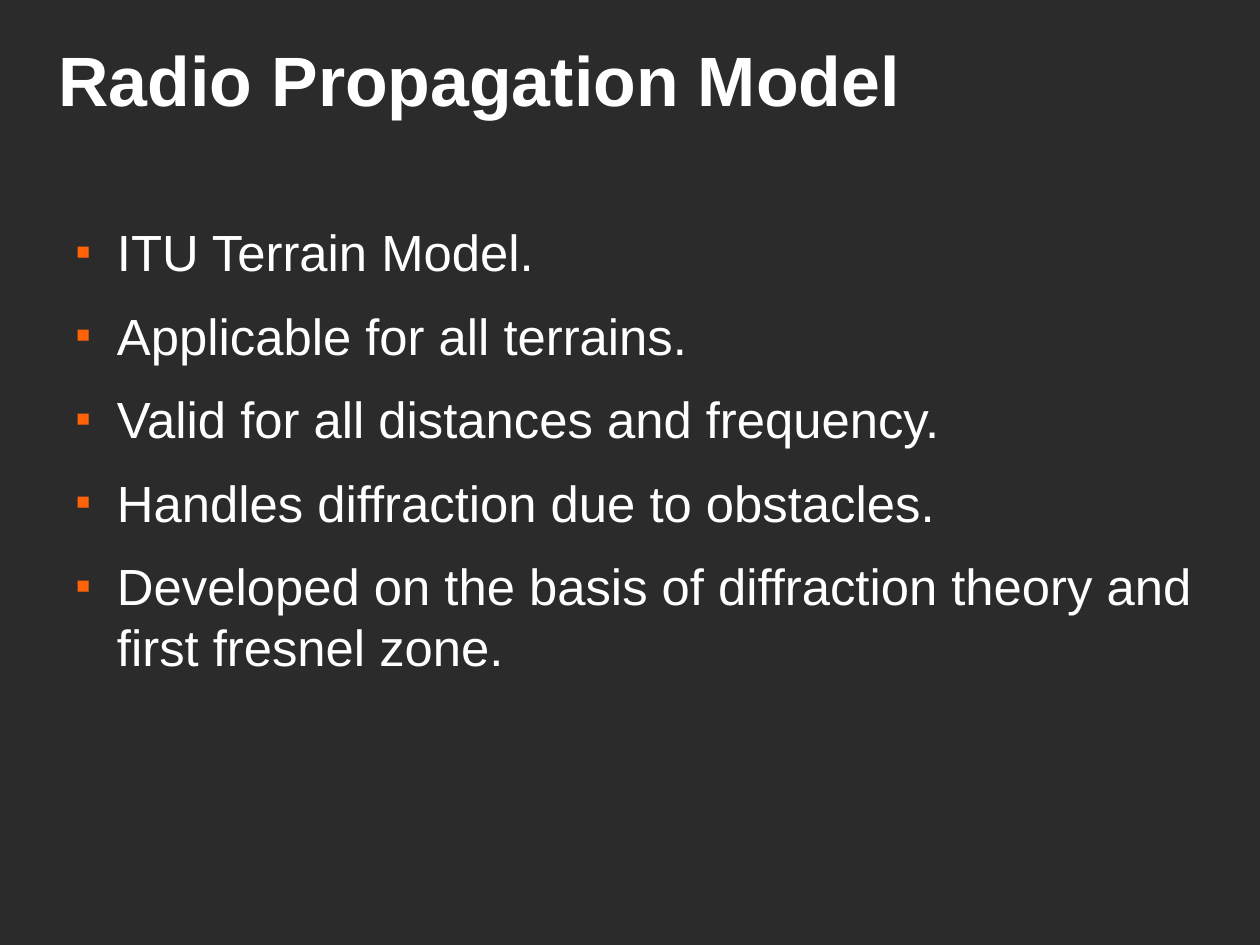
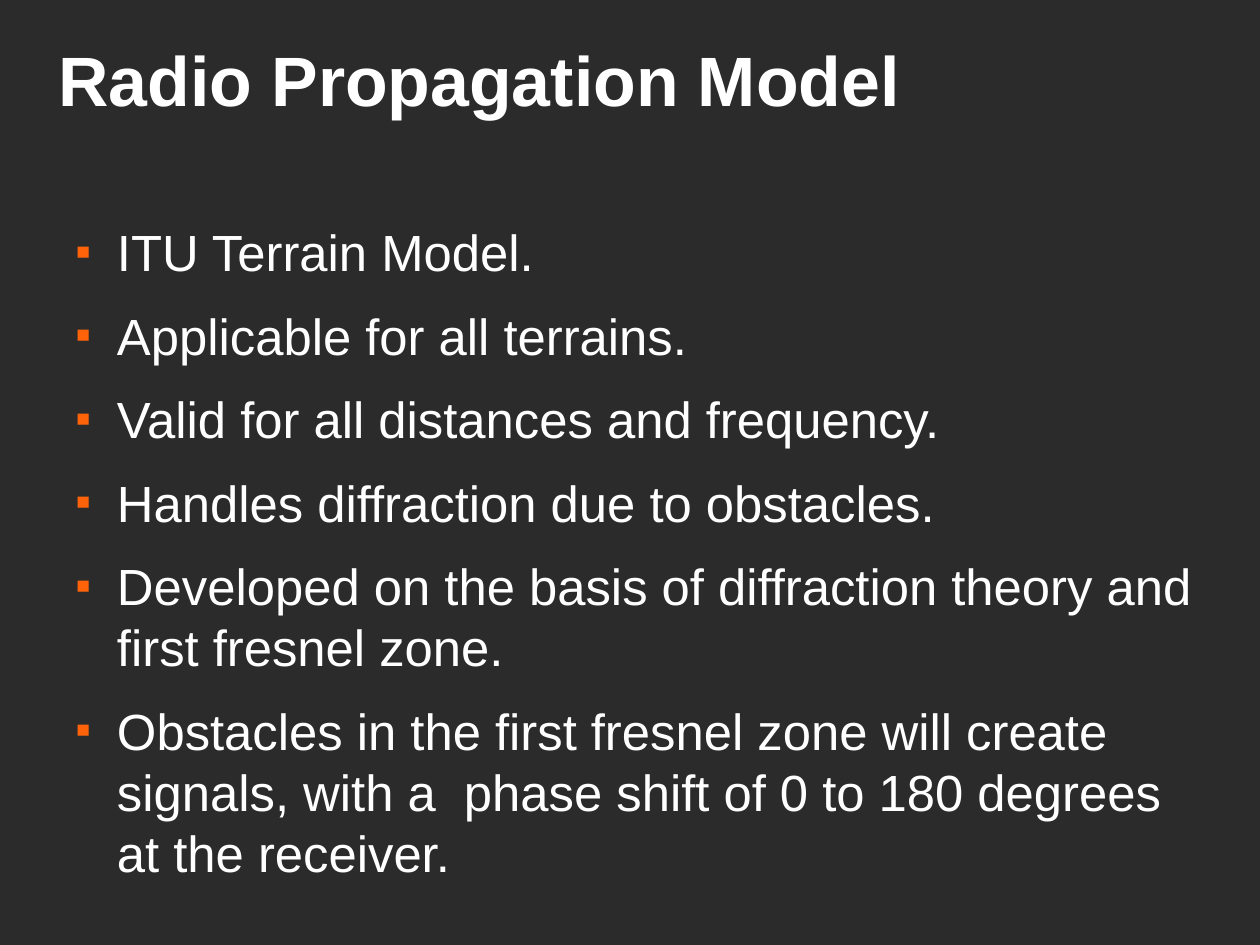
Before and after one commit to rahulaaj/Localization-of-Sensors, a slide deck: slide 3 of Document/presentation.odp. Drawn at 1260x945 pixels with LibreOffice and Linux fonts; fonts in the diff are those of the drawing; background and template pictures are left out; a plain dark background stands for a picture behind light text. Boxes give left, top, right and bottom in pixels: in the first picture for what was removed or moved away, otherwise in the second. Text is boxed around its words. In the diff, an @@ line names an element or a change of style, - is before the commit and + after.

Commit message:
fresnel zone stuff added in presentation

```diff
--- a/Document/presentation.odp
+++ b/Document/presentation.odp
@@ text at (117, 713, 1161, 821): paragraph added @@
+■ Obstacles in the first fresnel zone will create signals, with a phase shift of 0 to 180 degrees at the receiver.
```
Also in this commit, not shown: 1 other file.
